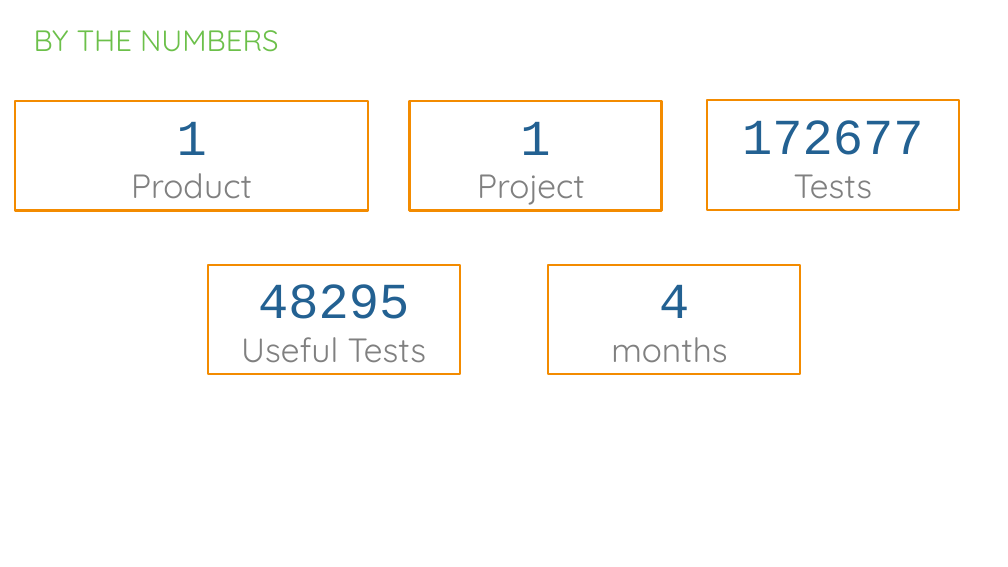
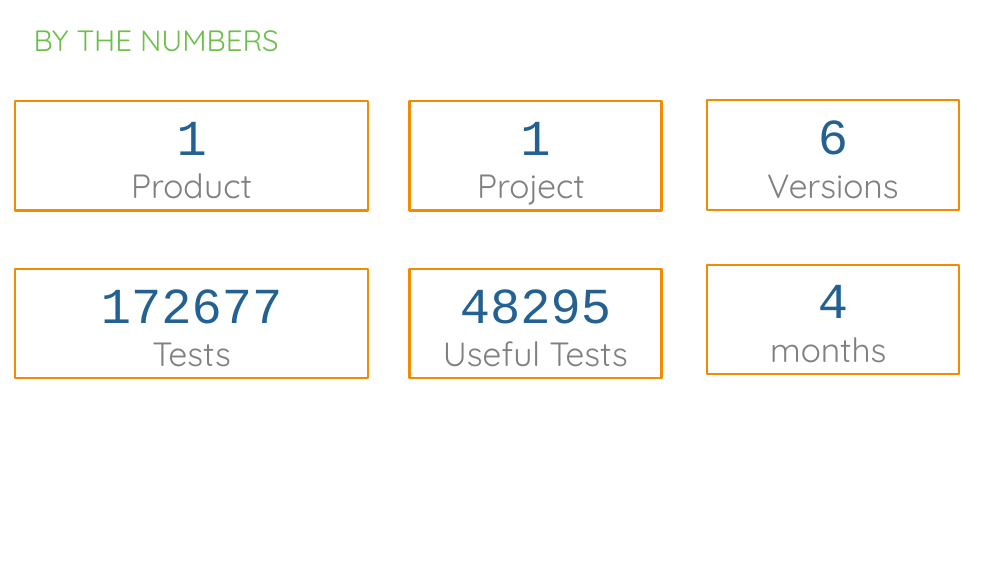
Before and after one commit to gkalidas/Python, a slide deck: slide 3 of MCS_project_sem_III/python_project.pptx. Drawn at 1008x567 pixels with LibreOffice and Linux fonts; fonts in the diff are those of the drawing; background and template pictures are left out. Boxes give left, top, right and bottom in pixels: in the first picture for what was removed or moved away, otherwise in the second. Text is boxed around its words. In the diff, an @@ line names an element or a change of style, - is before the commit and + after.

```diff
--- a/MCS_project_sem_III/python_project.pptx
+++ b/MCS_project_sem_III/python_project.pptx
@@ text in rectangle at (x1=767, y1=120, x2=898, y2=199): text changed; size 48 to 32 pt; font Courier New to Quicksand; text colour #236192 to #808080 @@
-172677
-Tests
+6
+Versions
@@ rectangle added at (x1=15, y1=269, x2=368, y2=379), fill #FFFFFF, outline #F38B00 2 pt, 48 pt, text #236192 @@
+172677
+Tests
@@ rectangle "48295" moved from (x1=208, y1=265, x2=460, y2=374) to (x1=409, y1=269, x2=661, y2=379) @@
@@ rectangle "4" moved from (x1=548, y1=265, x2=800, y2=374) to (x1=707, y1=265, x2=959, y2=374) @@
```
Also in this commit, not shown: 1 other slide changed, 1 slide removed, 1 other file.
